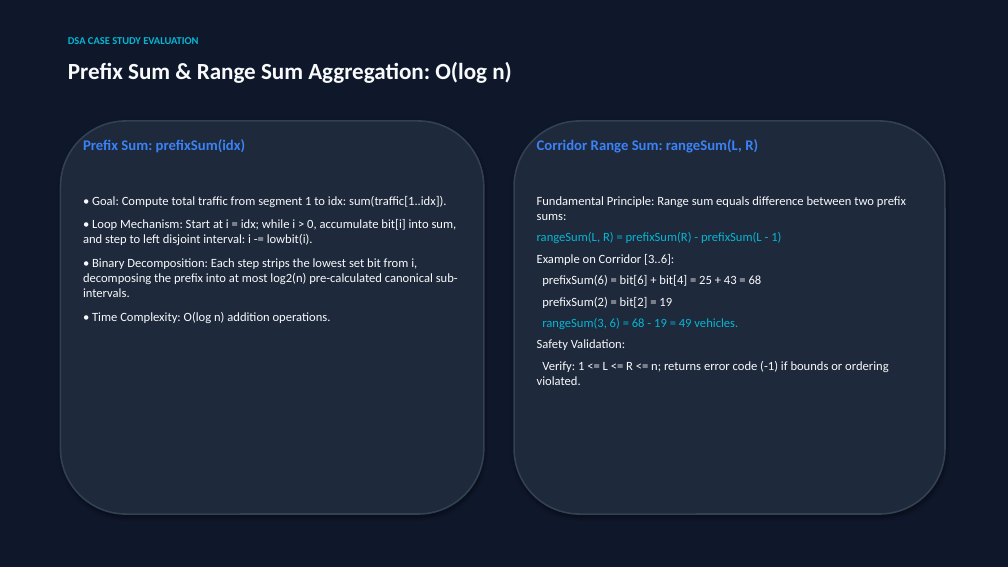
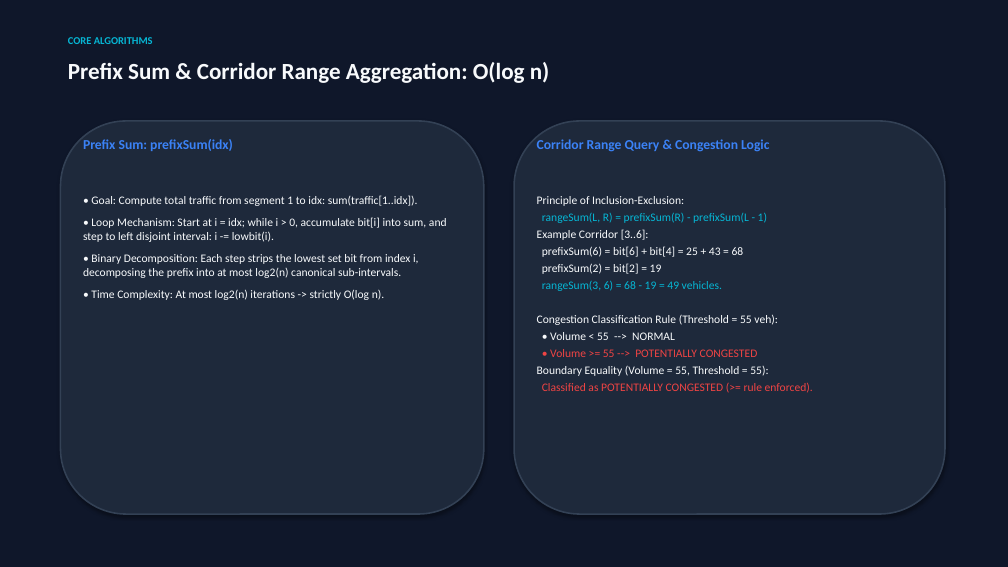
Before and after one commit to Jeyadev3/FlowGrid_Traffic_Analytics, a slide deck: slide 9 of presentation/Fenwick_Tree_Case_Study.pptx (slide 8 before the commit). Drawn at 1008x567 pixels with LibreOffice and Linux fonts; fonts in the diff are those of the drawing. Boxes give left, top, right and bottom in pixels: in the first picture for what was removed or moved away, otherwise in the second. Text is boxed around its words. In the diff, an @@ line names an element or a change of style, - is before the commit and + after.

Commit message:
docs: update Fenwick Tree case study presentation with Member 4 integration

```diff
--- a/presentation/Fenwick_Tree_Case_Study.pptx
+++ b/presentation/Fenwick_Tree_Case_Study.pptx
@@ text at [68, 37, 153, 44]: text changed @@
-DSA CASE STUDY EVALUATION
+CORE ALGORITHMS
@@ text at [68, 62, 550, 83]: text changed @@
-Prefix Sum & Range Sum Aggregation: O(log n)
+Prefix Sum & Corridor Range Aggregation: O(log n)
@@ text "Prefix Sum: prefixSum(idx)" at [83, 139, 233, 151]: size 14 to 13 pt @@
@@ text at [537, 139, 769, 152]: text changed; size 14 to 13 pt @@
-Corridor Range Sum: rangeSum(L, R)
+Corridor Range Query & Congestion Logic
@@ text at [83, 195, 447, 242]: size 12 to 11 pt in "• Goal: Compute total traffic from segment ...", "• Loop Mechanism: Start at i = ..." @@
@@ text at [537, 196, 684, 206]: text changed; size 12 to 11 pt @@
-Fundamental Principle: Range sum equals difference between two prefix sums:
+Principle of Inclusion-Exclusion:
@@ text at [537, 229, 649, 240]: text changed; size 12 to 11 pt @@
-Example on Corridor [3..6]:
+Example Corridor [3..6]:
@@ text at [542, 213, 767, 291]: size 12 to 11 pt in "rangeSum(L, R) = prefixSum(R) - prefixSum(L - ...", "prefixSum(6) = bit[6] + bit[4] = 25 ...", "prefixSum(2) = bit[2] = 19", "rangeSum(3, 6) = 68 - 19 = ..."; less space between paragraphs @@
@@ text at [83, 254, 419, 300]: text changed; size 12 to 11 pt @@
-• Binary Decomposition: Each step strips the lowest set bit from i, decomposing the prefix into at most log2(n) pre-calculated canonical sub-intervals.
-• Time Complexity: O(log n) addition operations.
+• Binary Decomposition: Each step strips the lowest set bit from index i, decomposing the prefix into at most log2(n) canonical sub-intervals.
+• Time Complexity: At most log2(n) iterations -> strictly O(log n).
@@ text at [537, 315, 813, 393]: text changed; size 12 to 11 pt @@
-Safety Validation:
-Verify: 1 <= L <= R <= n; returns error code (-1) if bounds or ordering violated.
+Congestion Classification Rule (Threshold = 55 veh):
+• Volume < 55 --> NORMAL
+• Volume >= 55 --> POTENTIALLY CONGESTED
+Boundary Equality (Volume = 55, Threshold = 55):
+Classified as POTENTIALLY CONGESTED (>= rule enforced).
```
Also in this commit, not shown: 9 other slides changed, 6 slides added, 4 slides removed, 2 other files.
